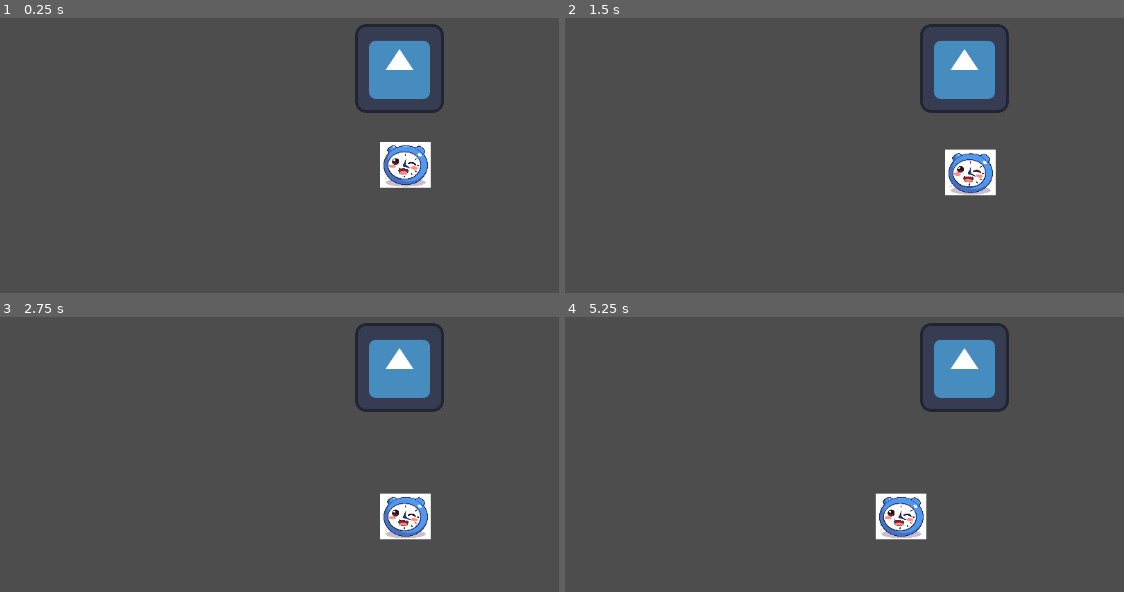
Above: before the commit, frames 1-4 (two rows, left to right).
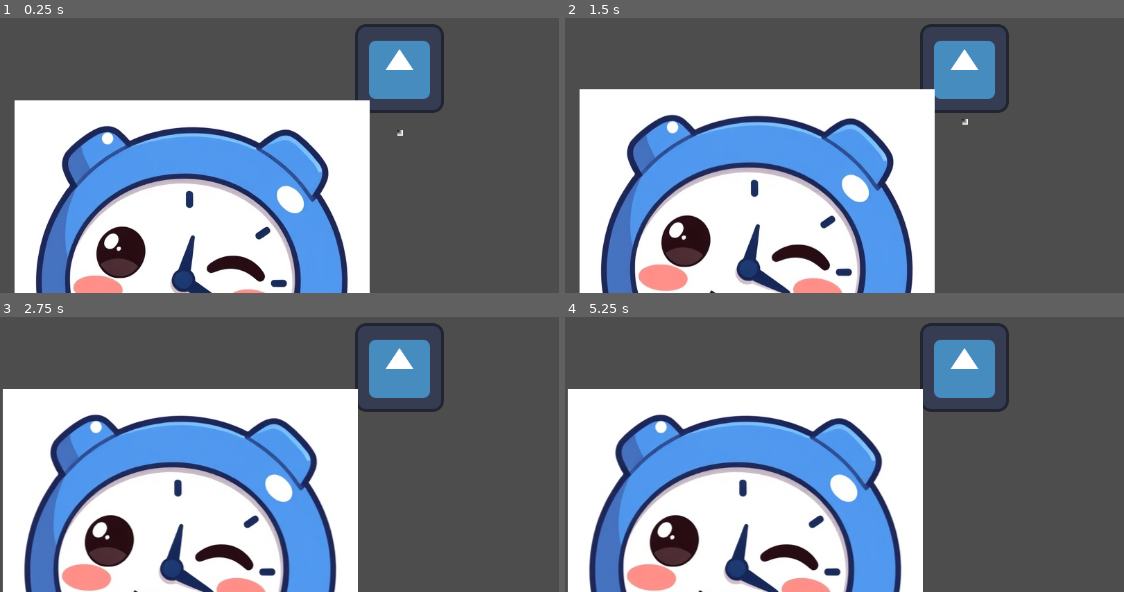
Above: after the commit, the same moments.

Repository: Eobam/Hockey-Physics-Game
Game: Godot game, scene res://main.tscn
Same seed, same stepped clock (60 frames per second), same inputs: the game is played once before the commit and once after it. The engine's default icon, where the game draws it, is replaced by a stand-in: a white triangle on a blue panel in a dark square.
Inputs:
- Up to frame 1 (0.25 s): no input
- Up to frame 2 (1.5 s): tap Enter at 0.5 s; hold Space (stop) 0.53-1.28 s; hold W (up) from 0.53 s (still down); tap E (crossover) at 0.6 s; tap Space (stop) at 1.35 s
- Up to frame 3 (2.75 s): tap E (crossover) at 1.55, 2.1 s; release W (up) at 2.03 s; hold A (left) from 2.03 s (still down); hold Space (stop) from 2.03 s (still down)
- Up to frame 4 (5.25 s): tap Enter at 2.75 s; release Space (stop) at 2.78 s; tap Space (stop) at 2.85, 4.35 s; tap E (crossover) at 3.05, 3.6, 4.55, 5.1 s; release A (left) at 3.53 s; hold S (down) 3.53-4.28 s; hold Space (stop) 3.53-4.28 s; hold D (right) 4.28-5.03 s; hold W (up) from 5.03 s (still down); hold Space (stop) from 5.03 s (still down)

The runs differ from the first frame. In frame 1, 46% of the frame differs, in the area x 2-78%, y 29-100%; in frame 2, 49%, in the area x 2-78%, y 25-100%; in frame 3, 48%; in frame 4, 46%.

Commit message:
Add puck movement

Diff:
--- /dev/null
+++ b/animatable_body_2d.gd
@@ -0,0 +1 @@
+extends AnimatableBody2D
--- a/character_body_2d.gd
+++ b/character_body_2d.gd
@@ -1,32 +1,52 @@
 extends CharacterBody2D
 
+@export_range(0.0, 1.0) var impact_response := 0.5
+
 var time_elapsed := 0.0
+var speed := 0.0
+var opposite_direction := Vector2.ZERO
+var collision_strength := 1.0
+var bounciness := 0.6
 
-
-var speed = 0.0
-
-const max_speed := 10000
-const acceleration := 100
+const max_speed := 10000.0
+const acceleration := 100.0
 const friction := 1000.0
 
-var opposite_direction = null
+func _physics_process(delta: float) -> void:
+	var input_direction := Input.get_vector("left", "right", "up", "down")
 
-
-
-func _physics_process(delta: float) -> void:
-	var input_direction = Input.get_vector("left", "right", "up", "down")
-
-	if input_direction.length() > 0:
+	if input_direction.length() > 0.0:
+		opposite_direction = -input_direction.normalized()
 		time_elapsed += delta
-		speed = clamp(time_elapsed * acceleration, 0, max_speed)
+		speed = clamp(time_elapsed * acceleration, 0.0, max_speed)
 		velocity = input_direction * speed
 	else:
 		time_elapsed = 0.0
-		velocity = velocity.move_toward( Vector2.ZERO, friction * delta)
+		speed = 0.0
+		velocity = velocity.move_toward(Vector2.ZERO, friction * delta)
+
 	if Input.is_action_pressed("stop"):
-		speed = 0
+		speed = 0.0
+		time_elapsed = 0.0
 		velocity = Vector2.ZERO
-	if Input.is_action_just_pressed("crossover"):
-		velocity = -velocity.normalized() * 100
 
+	if Input.is_action_just_pressed("crossover") and opposite_direction != Vector2.ZERO:
+		velocity = opposite_direction * 1000.0
+
+	var pre_move_velocity := velocity
 	move_and_slide()
+	resolve_collisions(pre_move_velocity)
+
+func resolve_collisions(pre_move_velocity: Vector2) -> void:
+	for i in range(get_slide_collision_count()):
+		var collision := get_slide_collision(i)
+		var body := collision.get_collider()
+
+		if body is RigidBody2D:
+			var normal := collision.get_normal()
+			var incoming: Vector2 = body.linear_velocity
+			var bounced: Vector2 = incoming.bounce(normal) * bounciness
+			var impact_push: Vector2 = -normal * pre_move_velocity.length() * impact_response * collision_strength
+			body.linear_velocity = bounced + impact_push
+		else:
+			velocity -= velocity.project(collision.get_normal())
--- /dev/null
+++ b/character_body_2d_2.gd
@@ -0,0 +1,4 @@
+extends CharacterBody2D
+
+func _physics_process(delta: float) -> void:
+	move_and_collide(motion: Vector2)
--- a/main.tscn
+++ b/main.tscn
@@ -1,8 +1,9 @@
-[gd_scene load_steps=5 format=3 uid="uid://c81yig0hytjem"]
+[gd_scene load_steps=6 format=3 uid="uid://c81yig0hytjem"]
 
 [ext_resource type="Script" uid="uid://dfmni5j75etum" path="res://character_body_2d.gd" id="1_0xm2m"]
 [ext_resource type="Texture2D" uid="uid://dvt4ietxvubll" path="res://icon.svg" id="1_ig7tw"]
 [ext_resource type="Texture2D" uid="uid://bkqv5mmp0ataj" path="res://images/icon.jpg" id="3_h2yge"]
+[ext_resource type="PackedScene" uid="uid://dwdkx83gib2xd" path="res://movable_object.tscn" id="4_1bvp3"]
 
 [sub_resource type="RectangleShape2D" id="RectangleShape2D_0xm2m"]
 size = Vector2(127, 129)
@@ -22,6 +23,8 @@
 [node name="Camera2D" type="Camera2D" parent="CharacterBody2D"]
 
 [node name="Icon" type="Sprite2D" parent="."]
-position = Vector2(9, 139)
-scale = Vector2(0.142578, 0.128906)
+position = Vector2(-299, 302)
 texture = ExtResource("3_h2yge")
+
+[node name="Node2D" parent="." instance=ExtResource("4_1bvp3")]
+position = Vector2(2, 99)
--- /dev/null
+++ b/movable_object.tscn
@@ -0,0 +1,26 @@
+[gd_scene load_steps=4 format=3 uid="uid://dwdkx83gib2xd"]
+
+[sub_resource type="RectangleShape2D" id="RectangleShape2D_kedls"]
+size = Vector2(8, 8)
+
+[sub_resource type="Gradient" id="Gradient_qkirx"]
+
+[sub_resource type="GradientTexture2D" id="GradientTexture2D_5iwxq"]
+gradient = SubResource("Gradient_qkirx")
+width = 8
+height = 8
+fill = 2
+
+[node name="Node2D" type="Node2D"]
+
+[node name="RigidBody2D" type="RigidBody2D" parent="."]
+
+[node name="CollisionShape2D" type="CollisionShape2D" parent="RigidBody2D"]
+position = Vector2(-1, -6)
+shape = SubResource("RectangleShape2D_kedls")
+
+[node name="Sprite2D" type="Sprite2D" parent="RigidBody2D"]
+texture_filter = 1
+position = Vector2(-1, -6)
+scale = Vector2(0.9375, 0.953125)
+texture = SubResource("GradientTexture2D_5iwxq")
--- a/project.godot
+++ b/project.godot
@@ -52,6 +52,10 @@
 ]
 }
 
+[physics]
+
+2d/default_gravity=0.0
+
 [rendering]
 
 renderer/rendering_method="gl_compatibility"
--- /dev/null
+++ b/rigid_body_2d.gd
@@ -0,0 +1,4 @@
+extends RigidBody2D
+
+func _ready():
+	self.max_contacts_reported = 10
Not shown, added: animatable_body_2d.gd.uid
Not shown, added: character_body_2d_2.gd.uid
Not shown, added: rigid_body_2d.gd.uid
